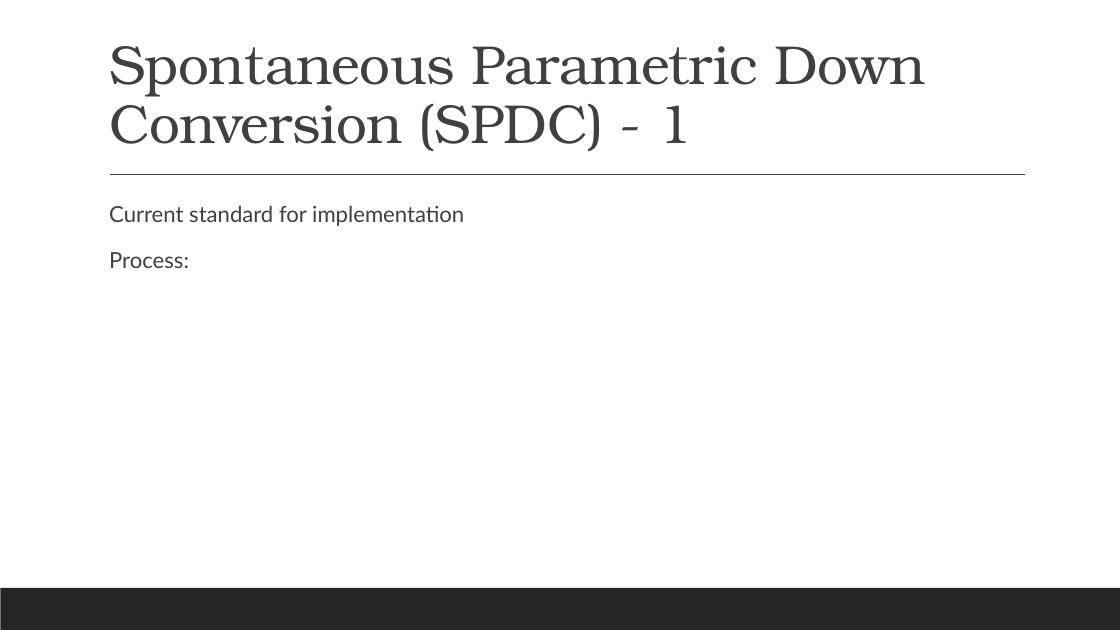
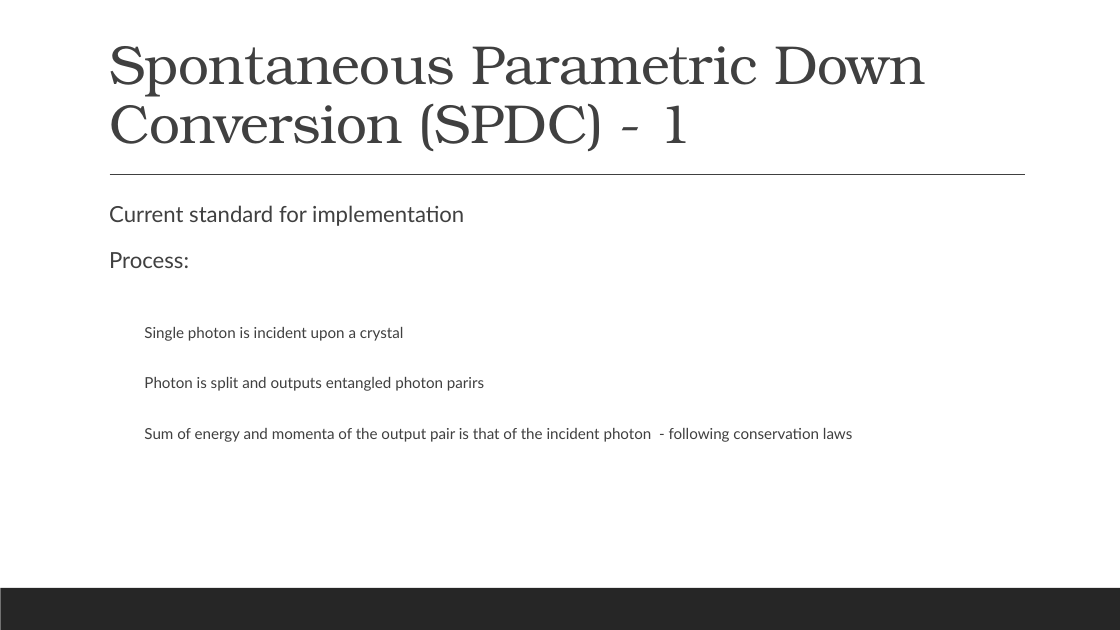
Before and after one commit to Suthendran/PHYS-437-B-Thesis, a slide deck: slide 5 of Electron Musical Chairs.pptx. Drawn at 1120x630 pixels with LibreOffice and Linux fonts; fonts in the diff are those of the drawing. Boxes give left, top, right and bottom in pixels: in the first picture for what was removed or moved away, otherwise in the second. Text is boxed around its words. In the diff, an @@ line names an element or a change of style, - is before the commit and + after.

```diff
--- a/Electron Musical Chairs.pptx
+++ b/Electron Musical Chairs.pptx
@@ text at <box>144,327,852,442</box>: paragraphs added @@
+    Single photon is incident upon a crystal
+    Photon is split and outputs entangled photon parirs
+    Sum of energy and momenta of the output pair is that of the incident photon - following conservation laws
```
Also in this commit, not shown: 7 other slides changed, 28 slides added, 4 slides removed, 1 other file.
